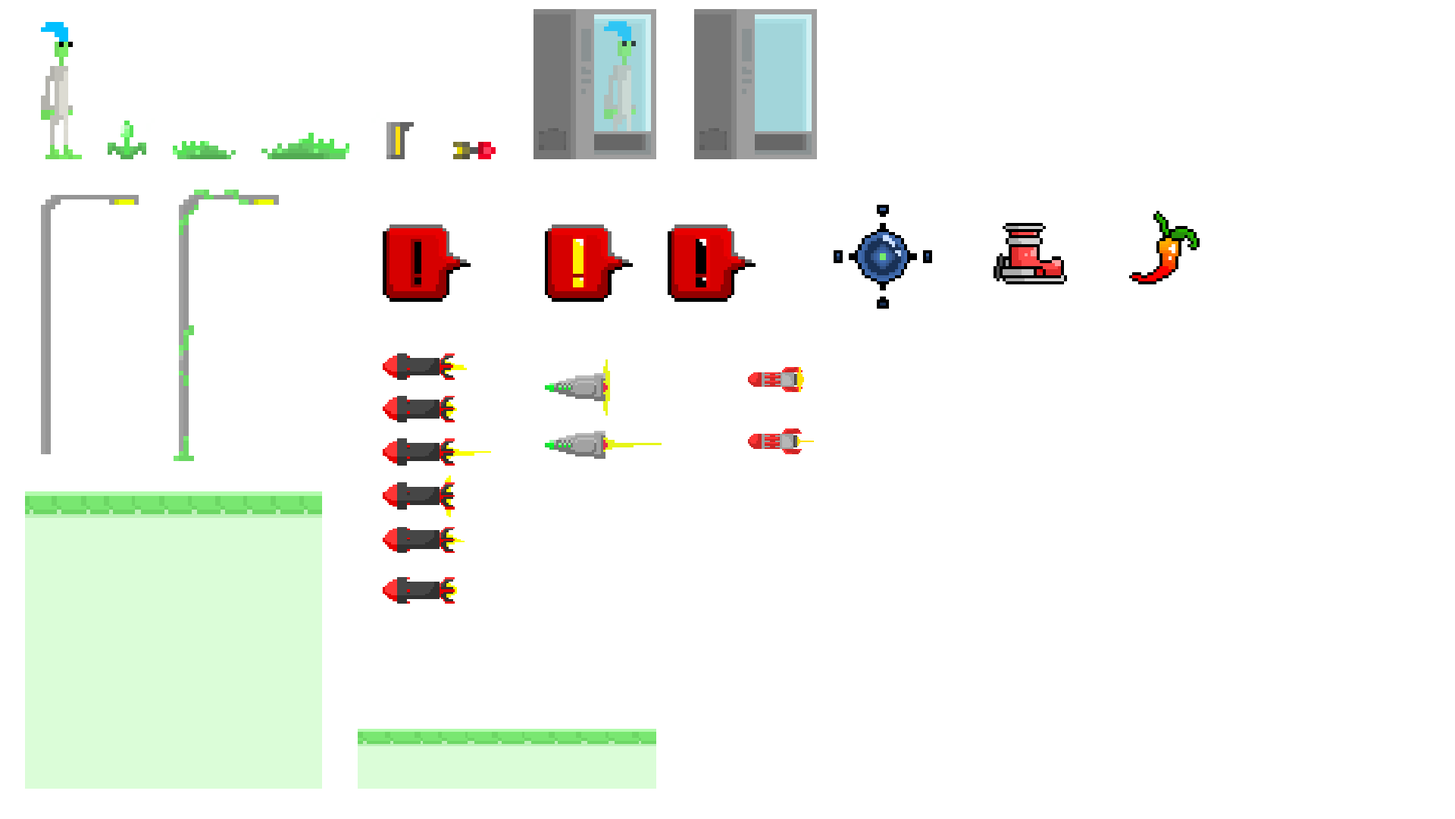
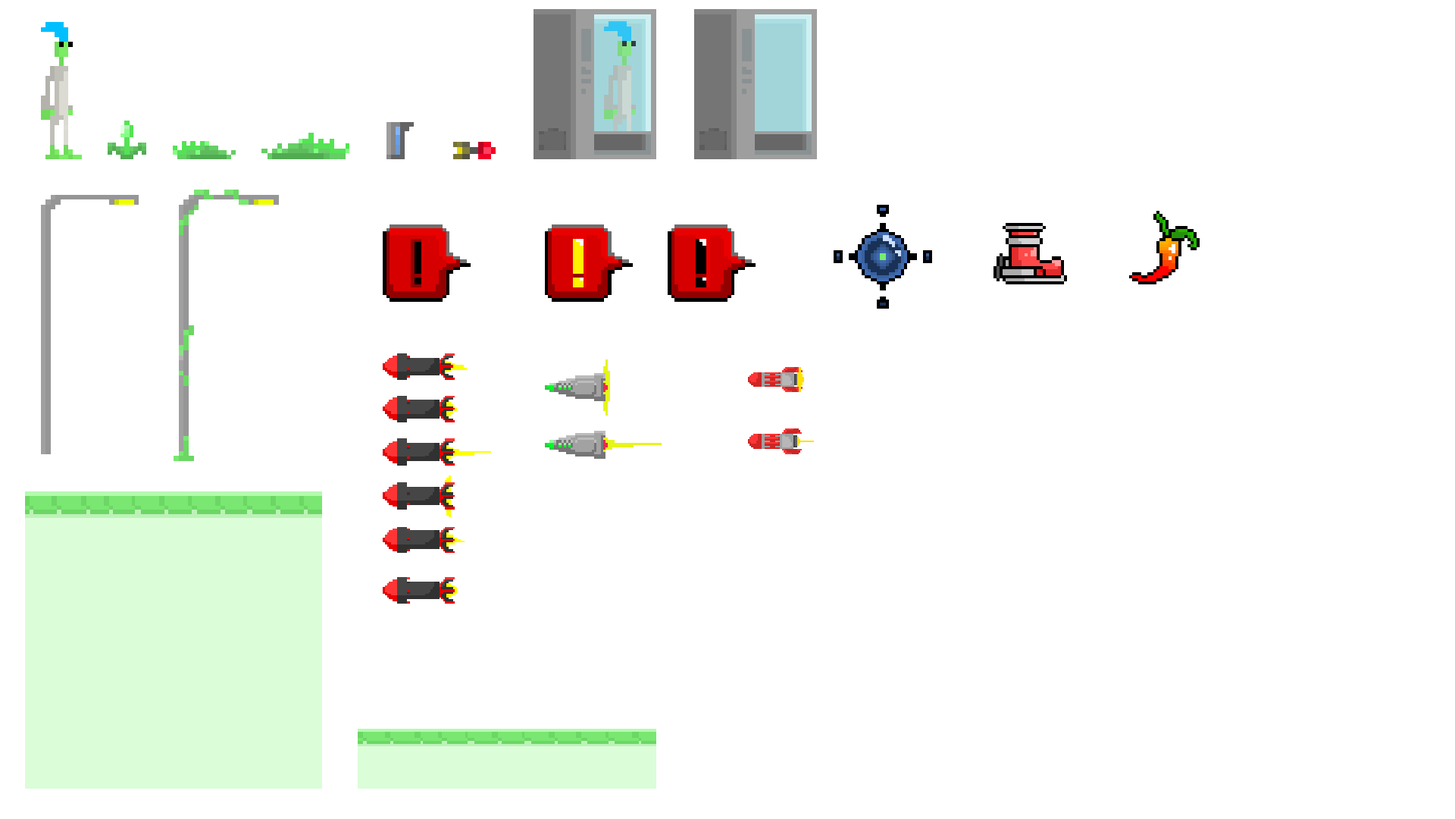
Comparing the layer stacks of the two w=1455, h=819 images. Changes:
painted on "collectable" over [395, 126, 401, 155]
